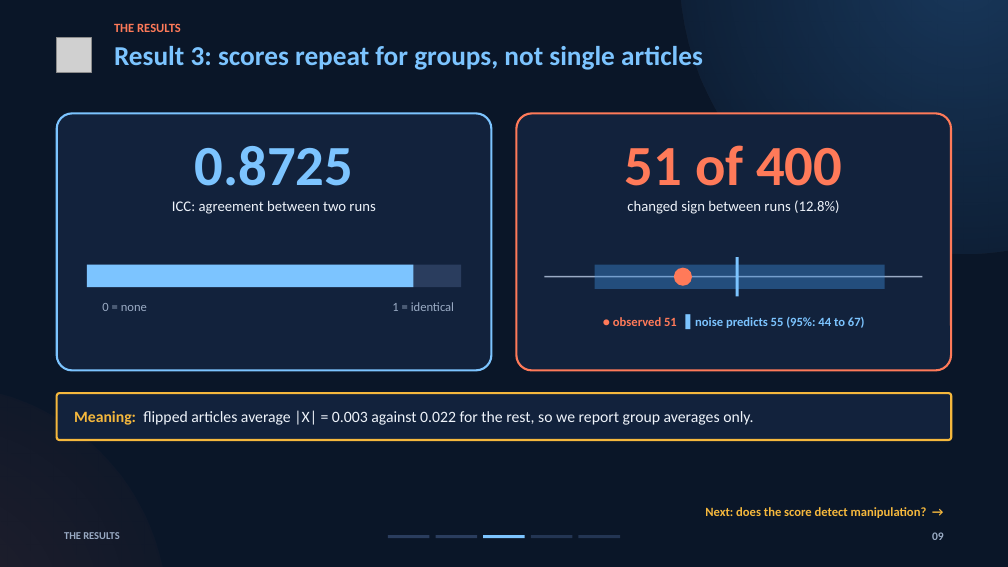
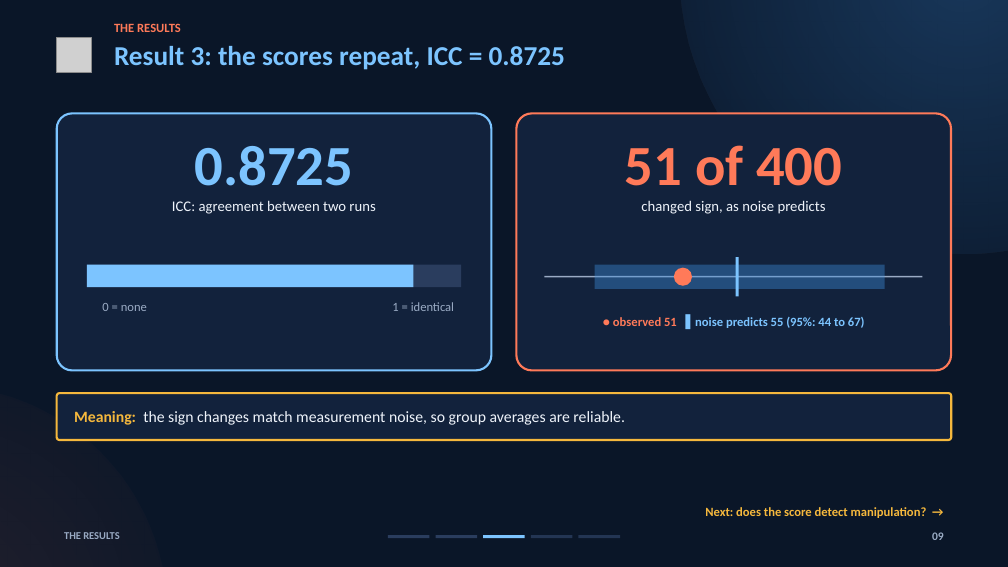
Before and after one commit to brn-mwai/monarch, a slide deck: slide 9 of docs/defence/Monarch_Defence_Deck_Script.pptx. Drawn at 1008x567 pixels with LibreOffice and Linux fonts; fonts in the diff are those of the drawing; grey boxes stand for pictures. Boxes give left, top, right and bottom in pixels: in the first picture for what was removed or moved away, otherwise in the second. Text is boxed around its words. In the diff, an @@ line names an element or a change of style, - is before the commit and + after.

```diff
--- a/docs/defence/Monarch_Defence_Deck_Script.pptx
+++ b/docs/defence/Monarch_Defence_Deck_Script.pptx
@@ text at bbox=[114, 46, 565, 70]: text changed @@
-Result 3: scores repeat for groups, not single articles
+Result 3: the scores repeat, ICC = 0.8725
@@ text at bbox=[641, 200, 826, 214]: text changed @@
-changed sign between runs (12.8%)
+changed sign, as noise predicts
@@ text in rounded rectangle at bbox=[74, 411, 625, 425]: text changed @@
-Meaning: flipped articles average |X| = 0.003 against 0.022 for the rest, so we report group averages only.
+Meaning: the sign changes match measurement noise, so group averages are reliable.
```
Also in this commit, not shown: 6 other slides changed, 46 other files.
